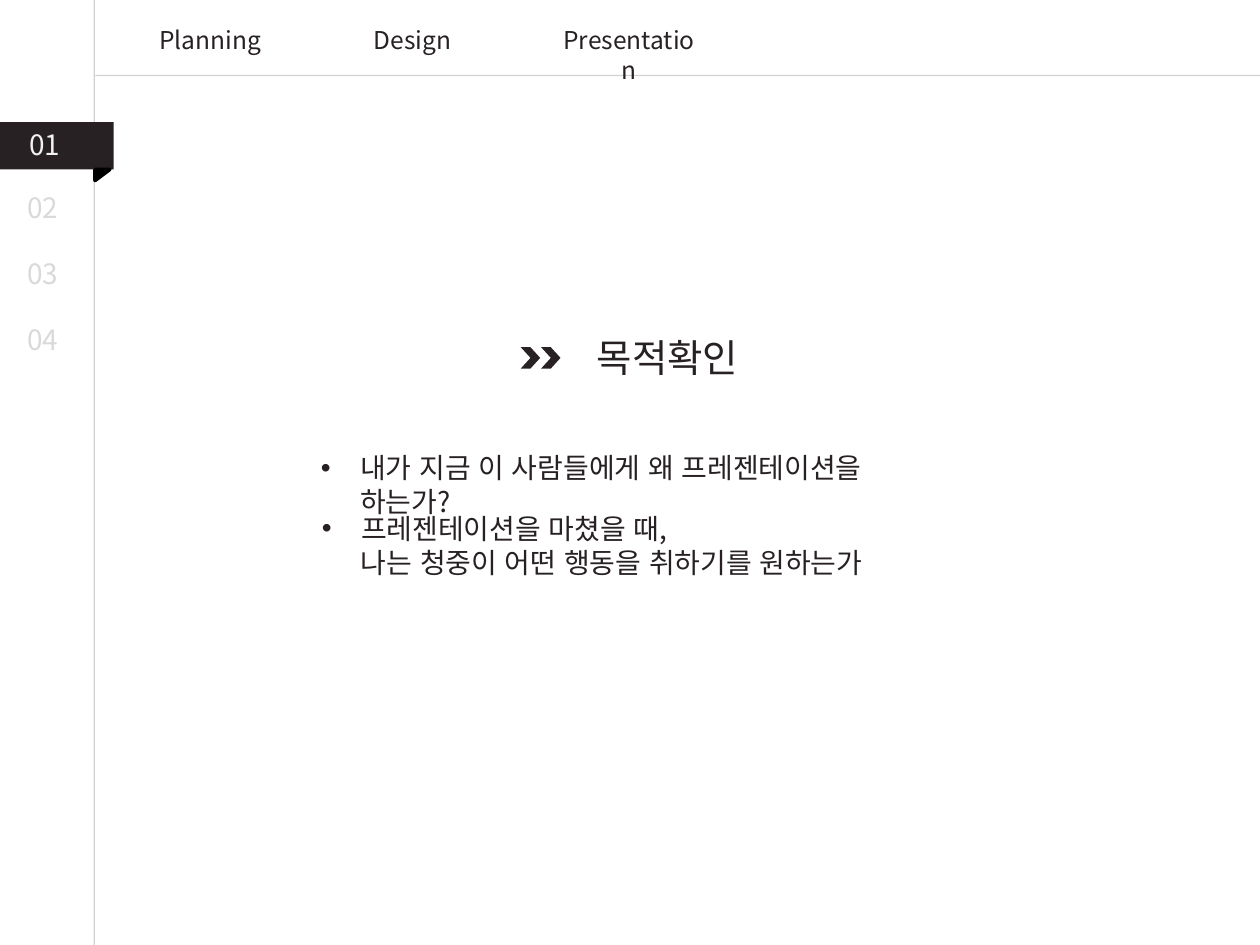
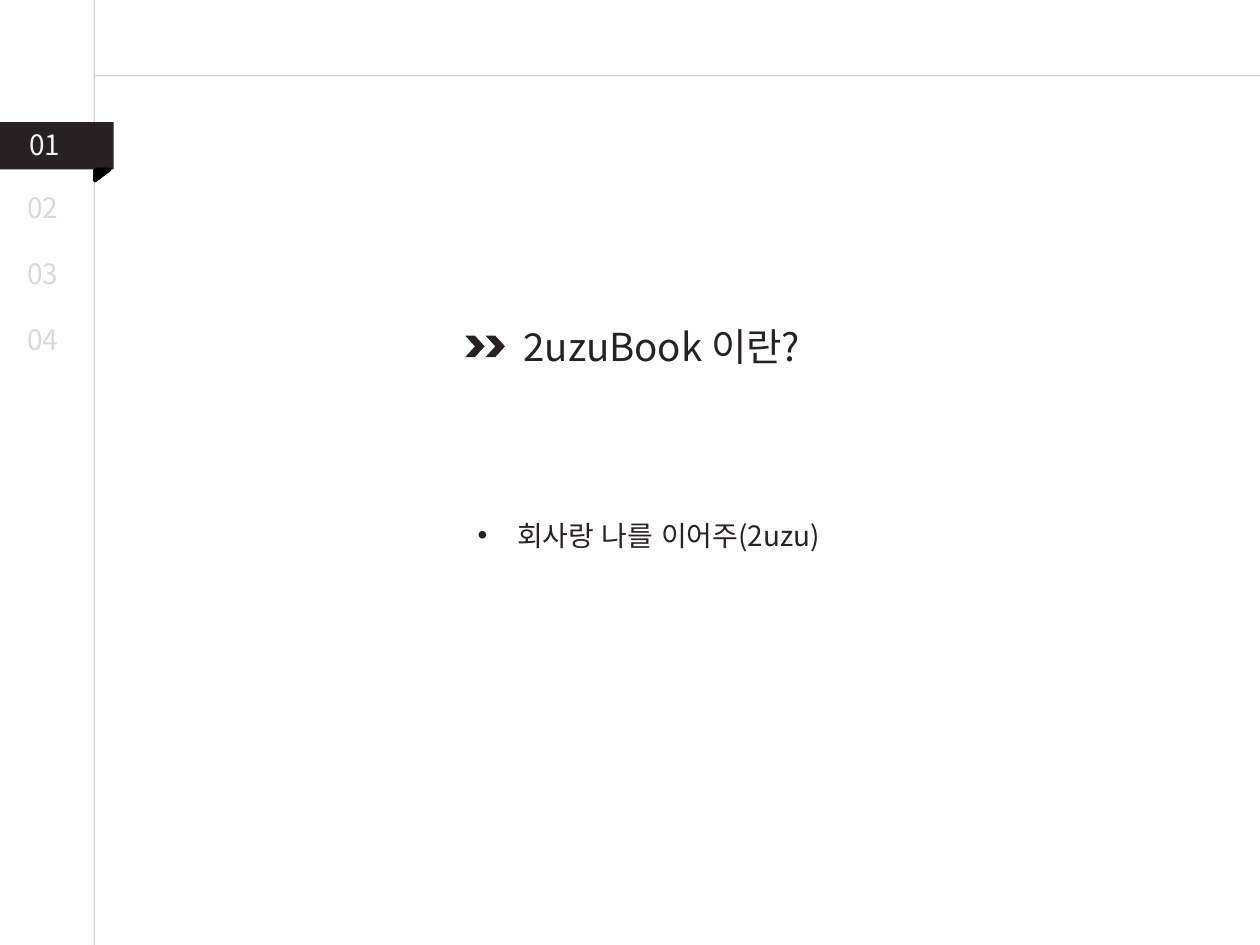
Before and after one commit to byh020907/2uzubook, a slide deck: slide 5 of Presentation/PPT템플릿_강의안.pptx. Drawn at 1260x945 pixels with LibreOffice and Linux fonts; fonts in the diff are those of the drawing. Boxes give left, top, right and bottom in pixels: in the first picture for what was removed or moved away, otherwise in the second. Text is boxed around its words. In the diff, an @@ line names an element or a change of style, - is before the commit and + after.

```diff
--- a/Presentation/PPT템플릿_강의안.pptx
+++ b/Presentation/PPT템플릿_강의안.pptx
@@ text removed at (159,29,261,55) @@
-Planning
@@ text removed at (548,19,709,62) @@
-Presentation
@@ text removed at (374,30,451,55) @@
-Design
@@ text at (524,329,800,364): text changed @@
-목적확인
+2uzuBook 이란?
@@ chevron: place and size @@
-chevron at (520,348,539,369)
+chevron at (465,335,484,357)
@@ chevron: place and size @@
-chevron at (542,348,561,369)
+chevron at (485,335,504,357)
@@ text removed at (360,455,862,520) @@
-• 내가 지금 이 사람들에게 왜 프레젠테이션을 하는가?
@@ text at (517,523,819,552): text changed @@
-• 프레젠테이션을 마쳤을 때,
-나는 청중이 어떤 행동을 취하기를 원하는가
+• 회사랑 나를 이어주(2uzu)
```
Also in this commit, not shown: 7 other slides changed, 6 slides added, 4 slides removed.
